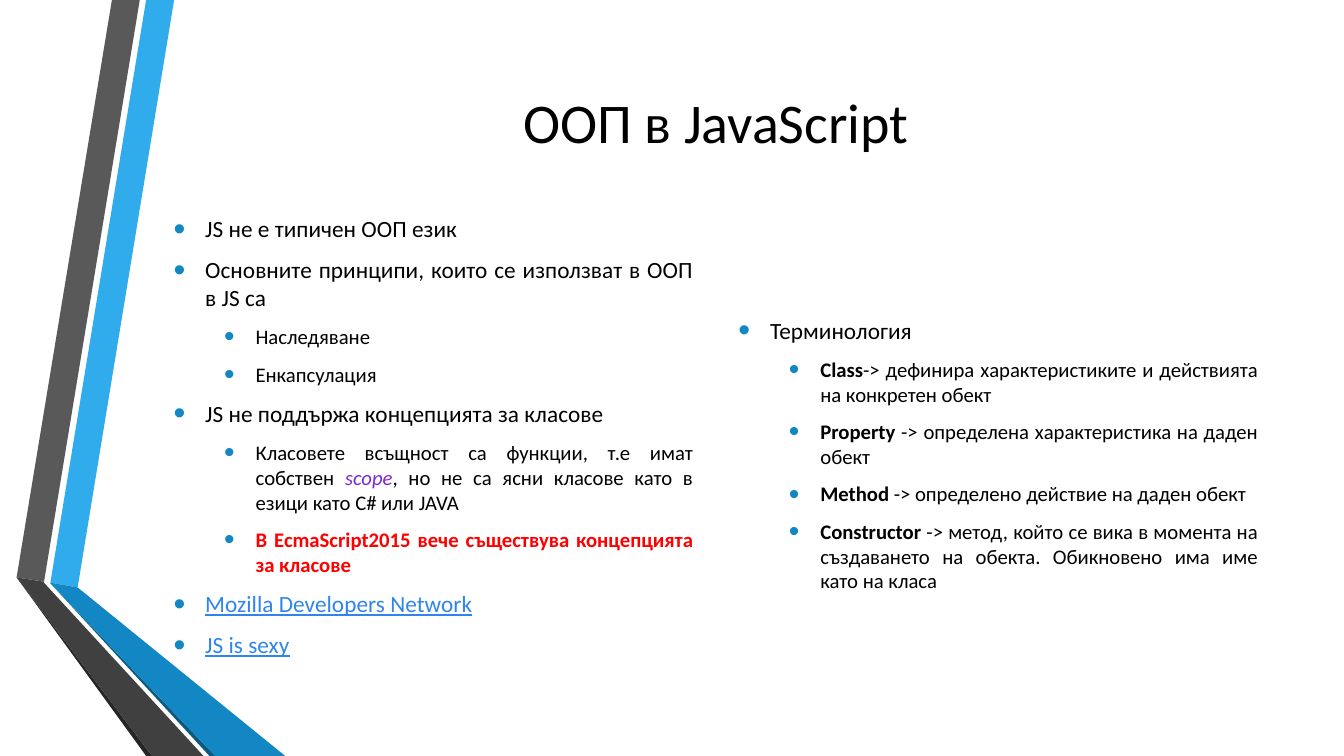
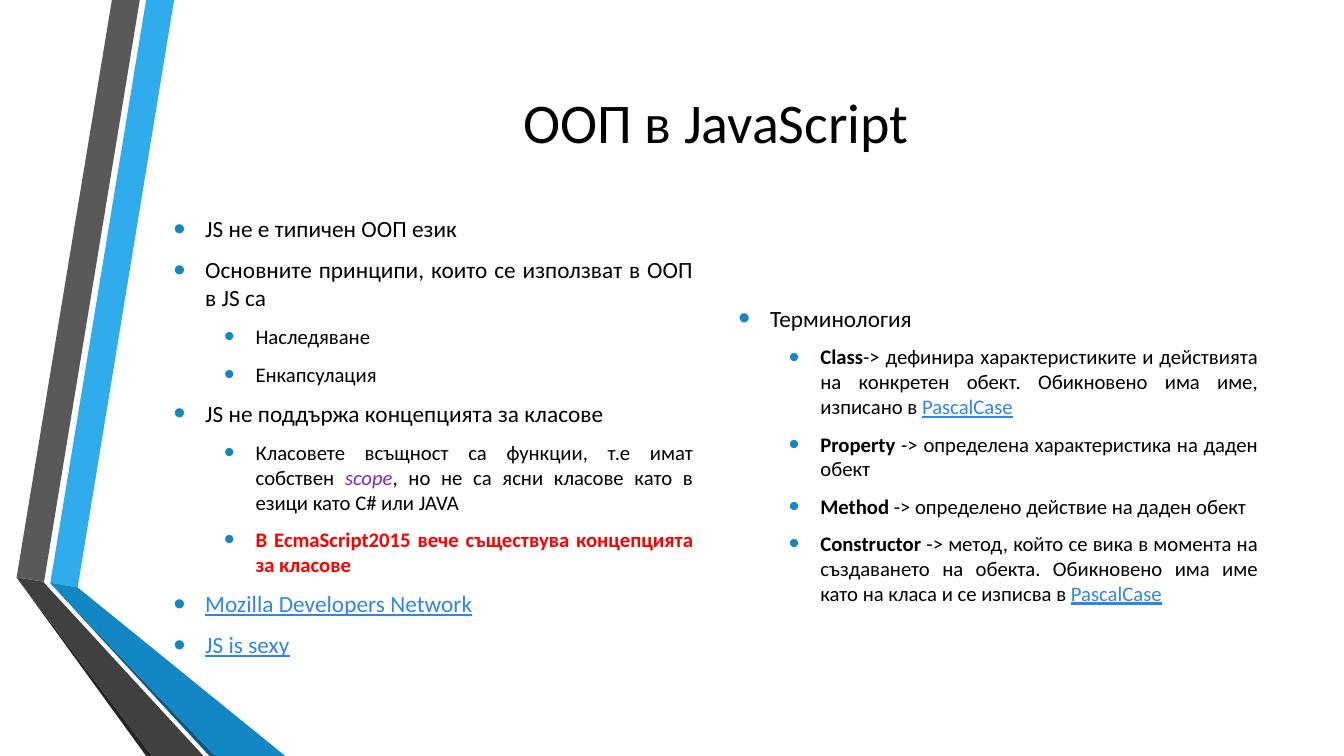
Before and after one commit to dnmitev/IT-Academy, a slide deck: slide 8 of JS Fundamentals/8.OOP/JS-OOP.pptx (slide 7 before the commit). Drawn at 1344x756 pixels with LibreOffice and Linux fonts; fonts in the diff are those of the drawing; background and template pictures are left out. Boxes give left, top, right and bottom in pixels: in the first picture for what was removed or moved away, otherwise in the second. Text is boxed around its words. In the diff, an @@ line names an element or a change of style, - is before the commit and + after.

Commit message:
working on the oop lecture

```diff
--- a/JS Fundamentals/8.OOP/JS-OOP.pptx
+++ b/JS Fundamentals/8.OOP/JS-OOP.pptx
@@ text at (820, 349, 1258, 418): text changed @@
-  • Class-> дефинира характеристиките и действията на конкретен обект
+  • Class-> дефинира характеристиките и действията на конкретен обект. Обикновено има име, изписано в PascalCase
@@ text at (820, 537, 1258, 605): text changed @@
-  • Constructor -> метод, който се вика в момента на създаването на обекта. Обикновено има име като на класа
+  • Constructor -> метод, който се вика в момента на създаването на обекта. Обикновено има име като на класа и се изписва в PascalCase
```
Also in this commit, not shown: 19 slides added, 2 slides removed, 7 other files.
